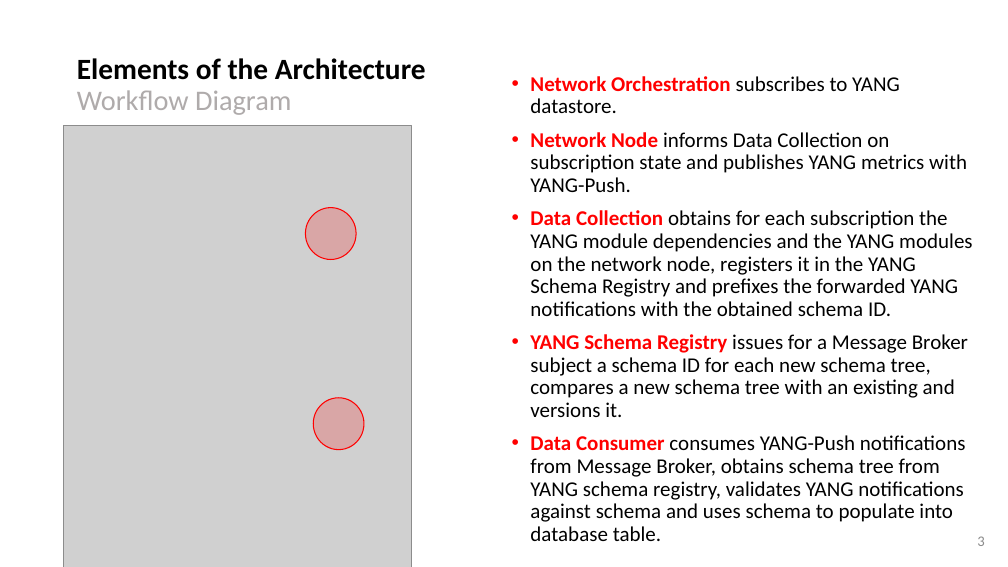
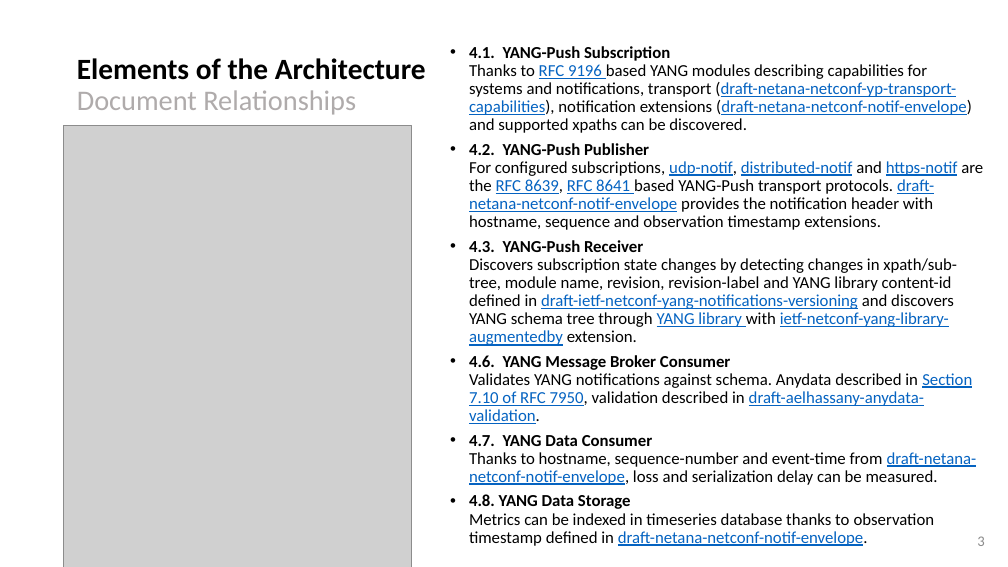
Before and after one commit to network-analytics/ietf-network-analytics-document-status, a slide deck: slide 3 of 122/NETCONF/netconf-nmop-interim-draft-ietf-nmop-yang-message-broker-integration-06.pptx. Drawn at 1008x567 pixels with LibreOffice and Linux fonts; fonts in the diff are those of the drawing; grey boxes stand for pictures. Boxes give left, top, right and bottom in pixels: in the first picture for what was removed or moved away, otherwise in the second. Text is boxed around its words. In the diff, an @@ line names an element or a change of style, - is before the commit and + after.

```diff
--- a/122/NETCONF/netconf-nmop-interim-draft-ietf-nmop-yang-message-broker-integration-06.pptx
+++ b/122/NETCONF/netconf-nmop-interim-draft-ietf-nmop-yang-message-broker-integration-06.pptx
@@ title at [77, 58, 426, 115]: text changed @@
-Elements of the Architecture
-Workflow Diagram
+Elements of the Architecture
+Document Relationships
@@ text at [469, 46, 983, 546]: text changed; size 20 to 16 pt @@
-• Network Orchestration subscribes to YANG datastore.
-• Network Node informs Data Collection on subscription state and publishes YANG metrics with YANG-Push.
-• Data Collection obtains for each subscription the YANG module dependencies and the YANG modules on the network node, registers it in the YANG Schema Registry and prefixes the forwarded YANG notifications with the obtained schema ID.
-• YANG Schema Registry issues for a Message Broker subject a schema ID for each new schema tree, compares a new schema tree with an existing and versions it.
-• Data Consumer consumes YANG-Push notifications from Message Broker, obtains schema tree from YANG schema registry, validates YANG notifications against schema and uses schema to populate into database table.
+• 4.1. YANG-Push Subscription
+  Thanks to RFC 9196 based YANG modules describing capabilities for systems and notifications, transport (draft-netana-netconf-yp-transport-capabilities), notification extensions (draft-netana-netconf-notif-envelope) and supported xpaths can be discovered.
+• 4.2. YANG-Push Publisher
+  For configured subscriptions, udp-notif, distributed-notif and https-notif are the RFC 8639, RFC 8641 based YANG-Push transport protocols. draft-netana-netconf-notif-envelope provides the notification header with hostname, sequence and observation timestamp extensions.
+• 4.3. YANG-Push Receiver
+  Discovers subscription state changes by detecting changes in xpath/sub-tree, module name, revision, revision-label and YANG library content-id defined in draft-ietf-netconf-yang-notifications-versioning and discovers YANG schema tree through YANG library with ietf-netconf-yang-library-augmentedby extension.
+• 4.6. YANG Message Broker Consumer
+  Validates YANG notifications against schema. Anydata described in Section 7.10 of RFC 7950, validation described in draft-aelhassany-anydata-validation.
+• 4.7. YANG Data Consumer
+  Thanks to hostname, sequence-number and event-time from draft-netana-netconf-notif-envelope, loss and serialization delay can be measured.
+• 4.8. YANG Data Storage
+  Metrics can be indexed in timeseries database thanks to observation timestamp defined in draft-netana-netconf-notif-envelope.
@@ ellipse removed at [306, 208, 356, 260] @@
@@ ellipse removed at [313, 398, 364, 450] @@
```
Also in this commit, not shown: 2 other slides changed, 1 other file.
